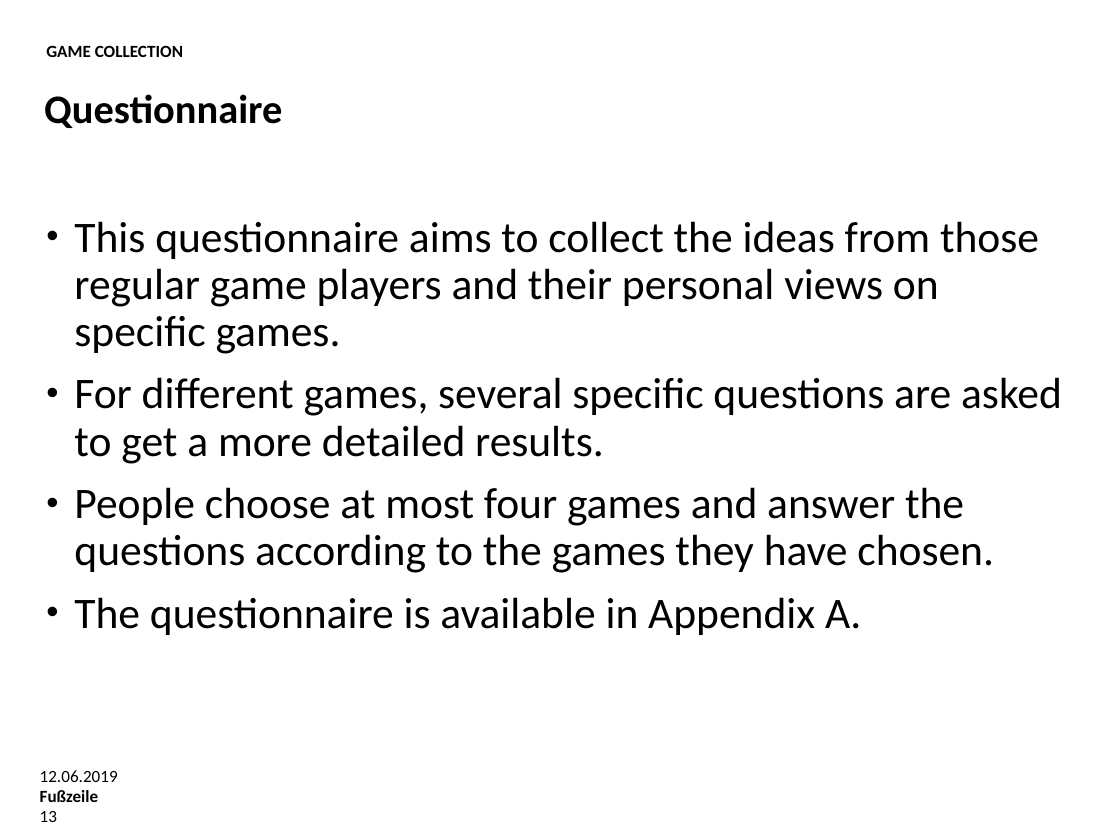
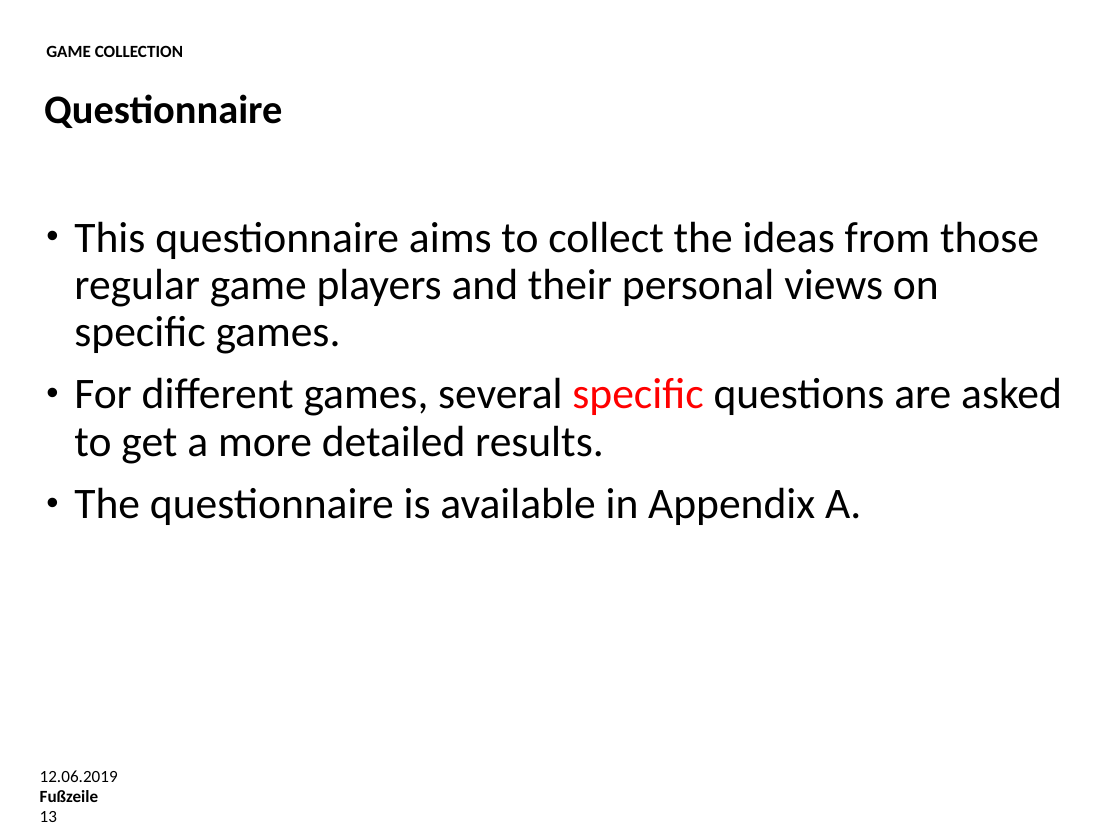
Before and after one commit to Rickylht/Bachelor-Thesis, a slide deck: slide 13 of Oral Examination.pptx. Drawn at 1120x840 pixels with LibreOffice and Linux fonts; fonts in the diff are those of the drawing; background and template pictures are left out. Boxes give left, top, right and bottom in pixels: in the first picture for what was removed or moved away, otherwise in the second. Text is boxed around its words. In the diff, an @@ line names an element or a change of style, - is before the commit and + after.

```diff
--- a/Oral Examination.pptx
+++ b/Oral Examination.pptx
@@ text at (74,377,1062,464): text colour #000000 to #FF0000 in "specific" @@
@@ text at (74,487,994,573): paragraph removed @@
-• People choose at most four games and answer the questions according to the games they have chosen.
```
Also in this commit, not shown: 16 other slides changed, 1 other file.
